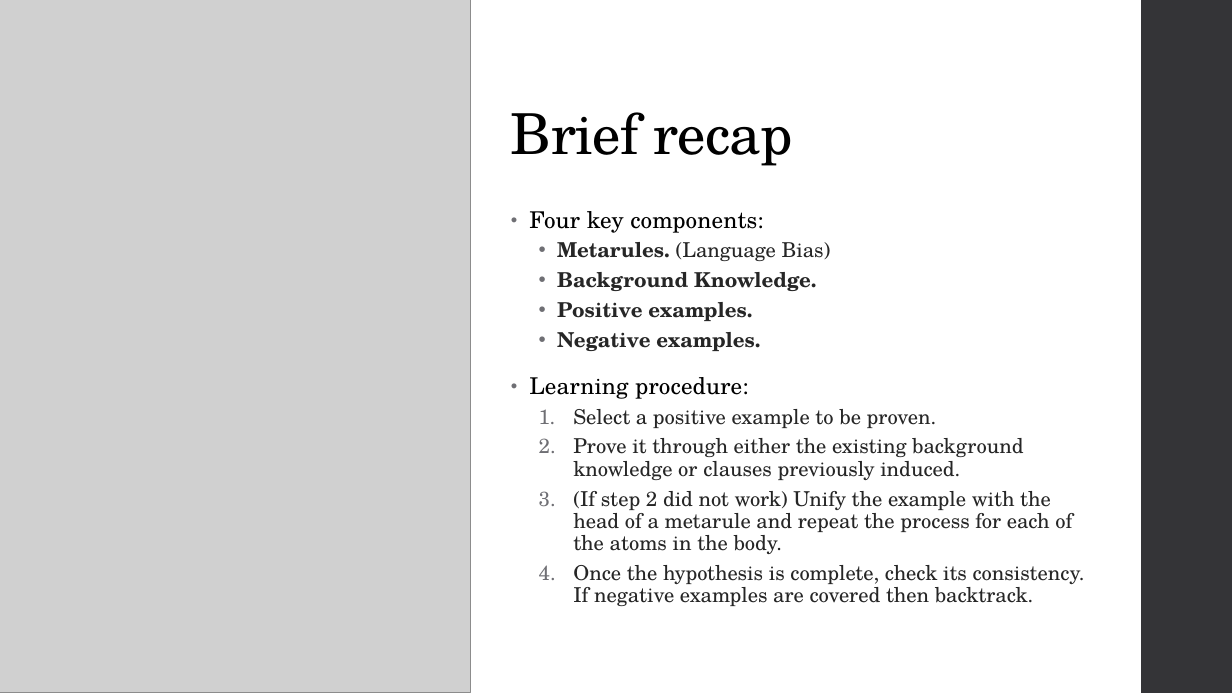
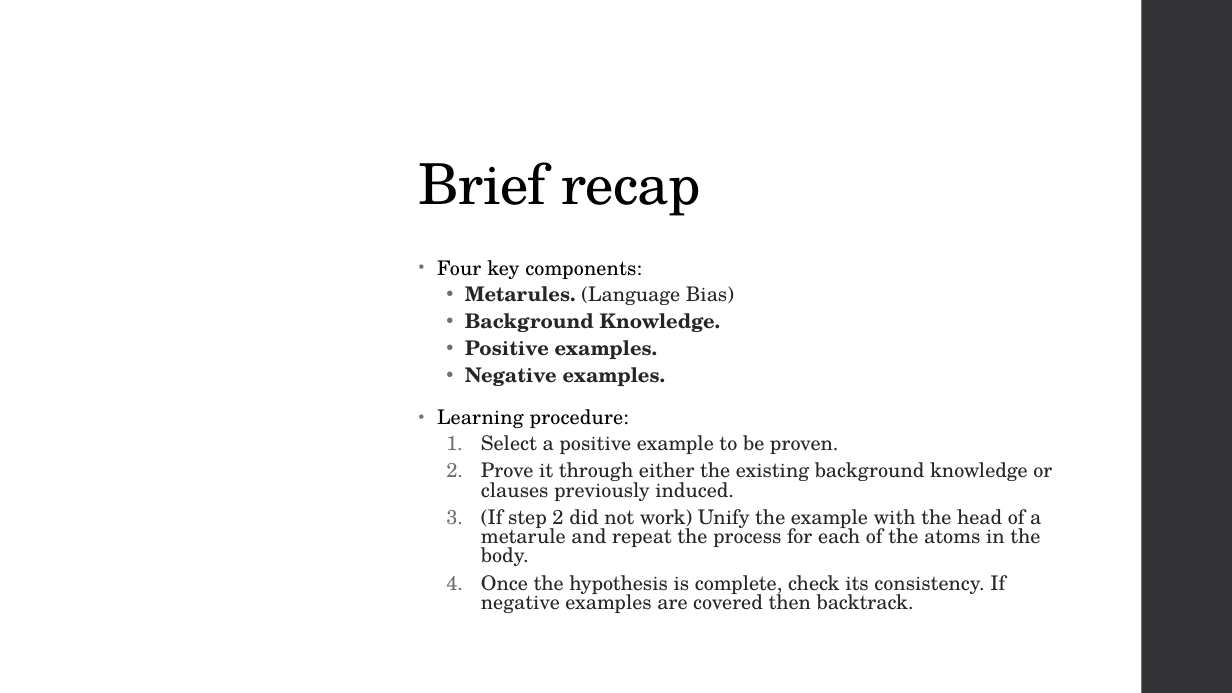
Before and after one commit to Alex-Dell1/ATAI_Maze_Project, a slide deck: slide 6 of ATAI_Presentation.pptx. Drawn at 1232x693 pixels with LibreOffice and Linux fonts; fonts in the diff are those of the drawing; grey boxes stand for pictures; background and template pictures are left out. Boxes give left, top, right and bottom in pixels: in the first picture for what was removed or moved away, otherwise in the second. Text is boxed around its words. In the diff, an @@ line names an element or a change of style, - is before the commit and + after.

```diff
--- a/ATAI_Presentation.pptx
+++ b/ATAI_Presentation.pptx
@@ picture removed at (0, 0, 470, 693) @@
@@ rectangle added at (360, 0, 1141, 693), fill #FFFFFF at 91% opacity @@
@@ title "Brief recap": place and size @@
-title "Brief recap" at (511, 112, 794, 166)
+title "Brief recap" at (419, 162, 701, 216)
@@ text "Four key components:": place and size @@
-text "Four key components:" at (529, 211, 1085, 606)
+text "Four key components:" at (437, 260, 1052, 613)
@@ text "Four key components:" at (437, 260, 1052, 613): size 18 to 15.7 pt in "Four key components:", "Learning procedure:"; size 16 to 15.7 pt; line spacing 0.95 to 0.85; line spacing 0.9 to 0.8 @@
```
Also in this commit, not shown: 7 other slides changed, 1 slide added, 1 other file.
